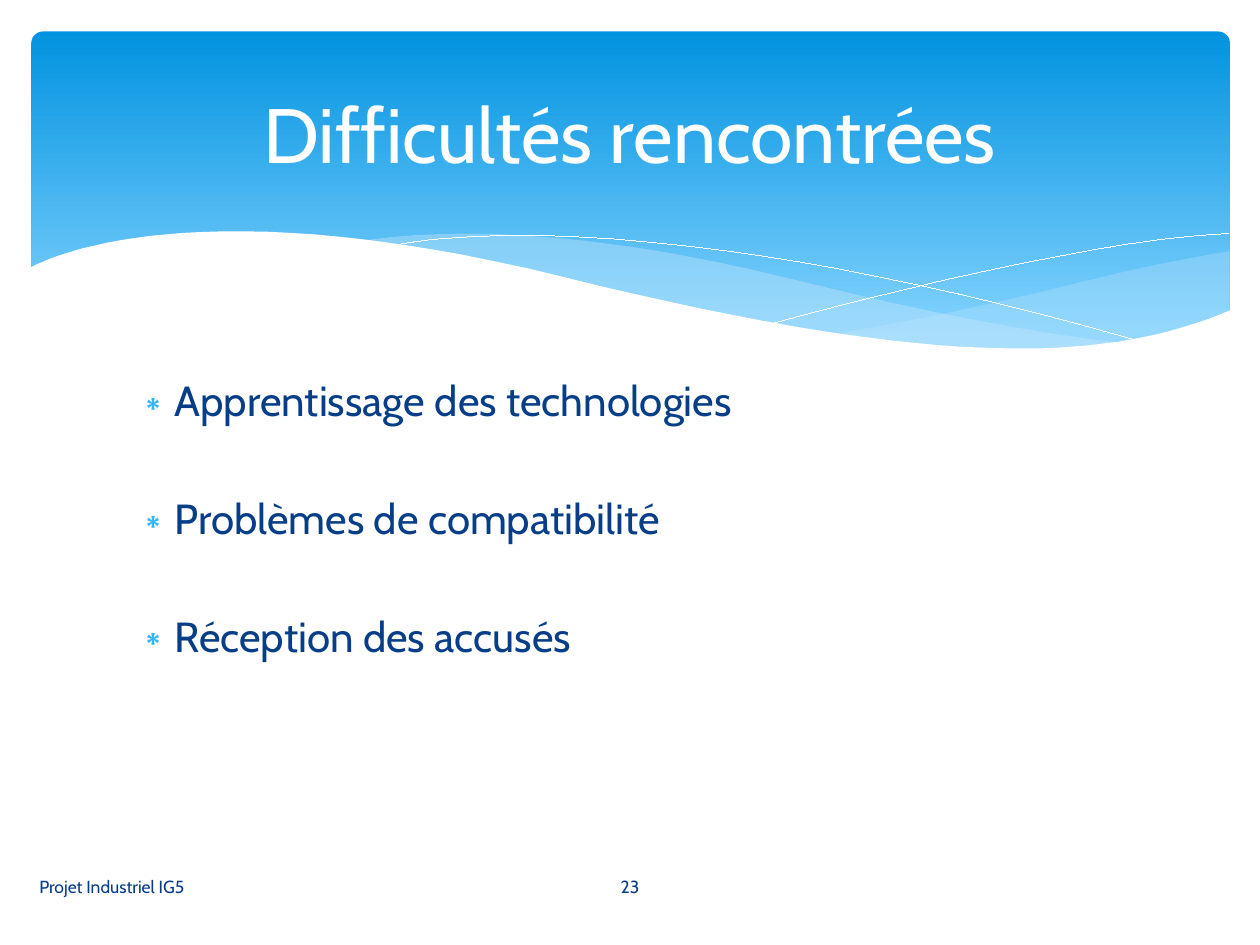
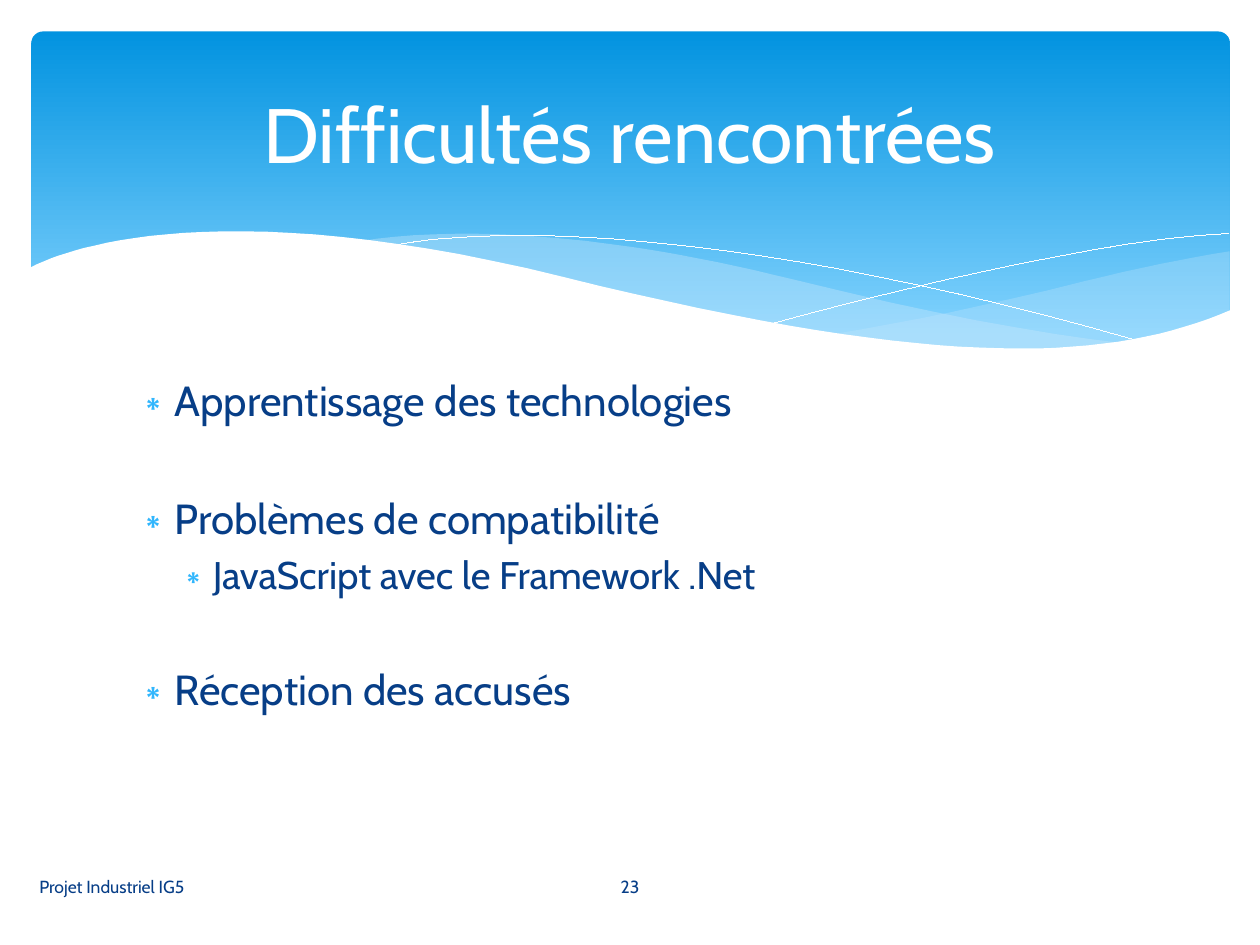
Before and after one commit to gyagapen/Synox, a slide deck: slide 23 of Docs/Powerpoint/Presentation_synox_v1.pptx. Drawn at 1260x945 pixels with LibreOffice and Linux fonts; fonts in the diff are those of the drawing. Boxes give left, top, right and bottom in pixels: in the first picture for what was removed or moved away, otherwise in the second. Text is boxed around its words. In the diff, an @@ line names an element or a change of style, - is before the commit and + after.

```diff
--- a/Docs/Powerpoint/Presentation_synox_v1.pptx
+++ b/Docs/Powerpoint/Presentation_synox_v1.pptx
@@ text at (213, 560, 755, 598): paragraph added @@
+  ∗ JavaScript avec le Framework .Net
```
Also in this commit, not shown: 5 other slides changed, 1 other file.
